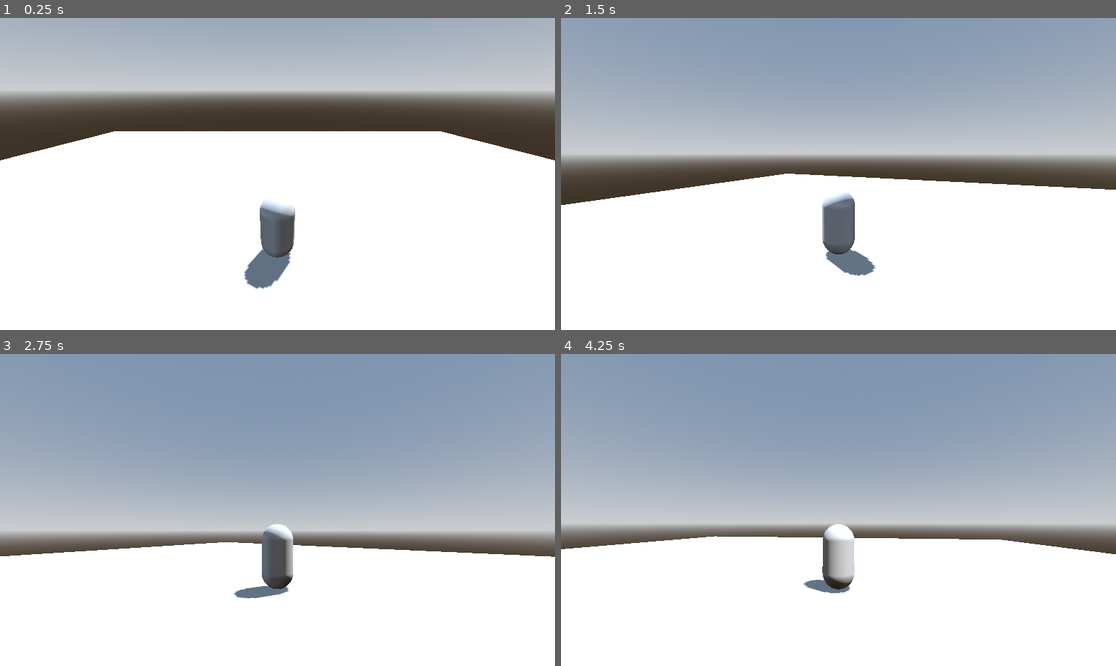
Above: before the commit, frames 1-4 (two rows, left to right).
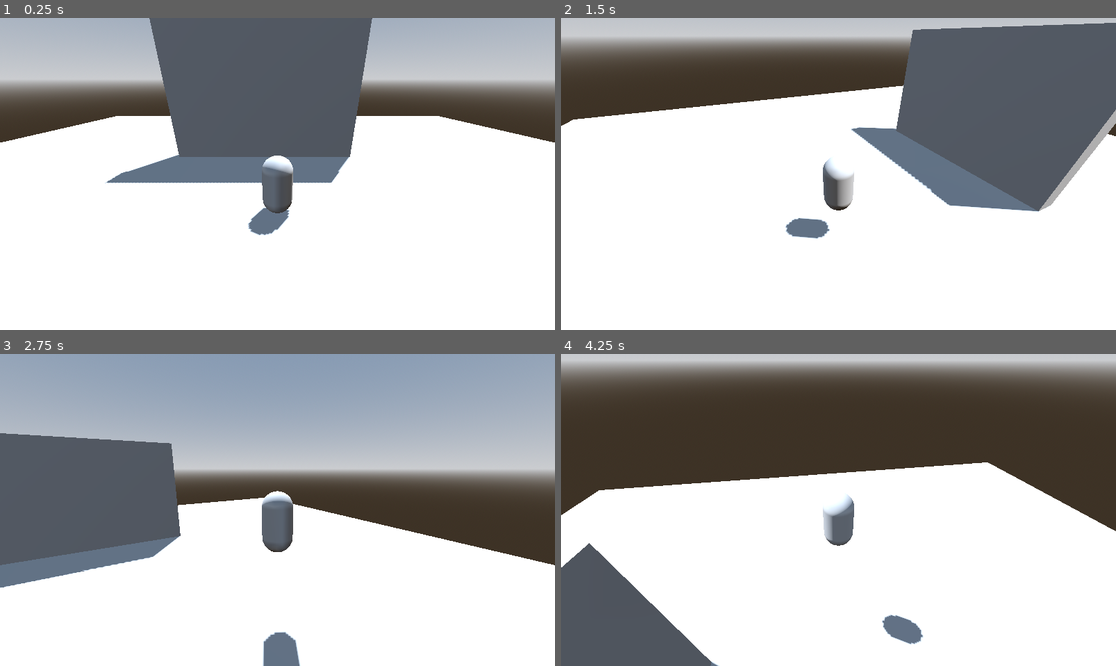
Above: after the commit, the same moments.

Repository: ehabaijaz/the-legend-of-godette
Game: Godot game, scene res://scenes/levels/level.tscn
Two runs of this game, one before a commit and one after it. Both use one fixed random seed, a clock stepped at 60 frames per second and the inputs below.
Inputs (mouse positions are in pixels of both pictures, inside the frame that each line leads up to):
- Up to frame 1 (0.25 s): no input
- Up to frame 2 (1.5 s): tap Enter at 0.5 s; move the mouse to (960, 158) at 0.52 s; hold D (right) 0.53-1.28 s; tap Space (jump) at 0.6, 0.77, 1.07 s; move the mouse to (727, 189) at 1.27 s; hold S (back) from 1.28 s (still down); tap Alt at 1.35 s
- Up to frame 3 (2.75 s): tap Space (jump) at 1.52, 1.55, 1.82, 2.3 s; move the mouse to (333, 441) at 2.02 s; release S (back) at 2.03 s; hold D (right) from 2.03 s (still down); tap Shift at 2.1 s
- Up to frame 4 (4.25 s): move the mouse to (810, 572) at 2.77 s; release D (right) at 2.78 s; hold W (forward) 2.78-3.53 s; tap Space (jump) at 2.85, 3.02, 3.32, 3.77, 3.8, 4.07 s; move the mouse to (1005, 556) at 3.52 s; hold A (left) from 3.53 s (still down); tap Alt at 3.6 s

The runs differ from the first frame. In frame 1, 29% of the frame differs, in the area x 0-100%, y 0-87%; in frame 2, 57%; in frame 3, 47%; in frame 4, 68%, in the area x 0-100%, y 0-100%.

Commit message:
working on the jump logic and behavior

Diff:
--- a/camera_controller.gd
+++ b/camera_controller.gd
@@ -1,16 +1,19 @@
 extends Node3D
 
+@export var min_limit_x:float
+@export var max_limit_x:float
+@export var mouse_acceleration := 0.005
 func _process(delta: float) -> void:
 	pass
 
 
 func _input(event: InputEvent) -> void:
 	if event is InputEventMouseMotion:
-		rotate_from_vector(event.relative * 0.005)
+		rotate_from_vector(event.relative * mouse_acceleration)
 
 
 func rotate_from_vector(v: Vector2):
 	if v.length() == 0: return
-	rotation.y += v.x
+	rotation.y -= v.x
 	rotation.x -= v.y
-	rotation.x = clamp(rotation.x, -0.1, 0.1)
+	rotation.x = clamp(rotation.x, min_limit_x, max_limit_x)
--- a/camera_controller.tscn
+++ b/camera_controller.tscn
@@ -2,9 +2,14 @@
 
 [ext_resource type="Script" uid="uid://ctevsfwegs5c3" path="res://camera_controller.gd" id="1_8y15a"]
 
-[node name="CameraController" type="Node3D" unique_id=1253904343]
-transform = Transform3D(1, 0, 0, 0, 0.92403734, 0.38230228, 0, -0.38230228, 0.92403734, 0, 0, 0)
+[sub_resource type="SphereShape3D" id="SphereShape3D_8y15a"]
+
+[node name="CameraController" type="SpringArm3D" unique_id=174086893]
+shape = SubResource("SphereShape3D_8y15a")
+spring_length = 6.5
 script = ExtResource("1_8y15a")
+min_limit_x = -0.8
+max_limit_x = -0.2
 
 [node name="Camera3D" type="Camera3D" parent="." unique_id=1432297167]
-transform = Transform3D(1, 0, 0, 0, 1, 0, 0, 0, 1, 0, 2.444398, 6.3309946)
+current = true
--- a/scenes/entities/player/player.gd
+++ b/scenes/entities/player/player.gd
@@ -1,4 +1,14 @@
 extends CharacterBody3D
+
+# jump section
+@export var jump_height : float = 2.25
+@export var jump_time_to_peak : float = 0.4
+@export var jump_time_to_descent : float = 0.3
+@onready var jump_velocity : float = ((2.0 * jump_height) /jump_time_to_peak) * -1.0
+@onready var jump_gravity : float = ((-2.0 * jump_height) /(jump_time_to_peak * jump_time_to_peak)) * -1.0
+@onready var fall_gravity : float = ((-2.0 * jump_height) /(jump_time_to_descent * jump_time_to_descent)) * -1.0
+
+
 
 @export var base_speed := 4.0
 @onready var camera = $CameraController/Camera3D
@@ -8,4 +18,12 @@
 func _physics_process(delta: float) -> void:
 	movement_input = Input.get_vector("left", "right", "forward", "back").rotated(-camera.global_rotation.y)
 	velocity = Vector3(movement_input.x, 0, movement_input.y) * base_speed
+	jump_logic(delta)
+
 	move_and_slide( )
+
+func jump_logic(delta)->void:
+	if Input.is_action_just_pressed('jump'):
+		velocity.y = 40
+	var gravity = jump_gravity if velocity.y > 0.0 else fall_gravity
+	velocity.y -= gravity * delta
--- a/scenes/entities/player/player.tscn
+++ b/scenes/entities/player/player.tscn
@@ -19,3 +19,4 @@
 shape = SubResource("CapsuleShape3D_1hmtu")
 
 [node name="CameraController" parent="." unique_id=1253904343 instance=ExtResource("2_635qg")]
+transform = Transform3D(1, 0, 0, 0, 0.90630776, 0.42261827, 0, -0.42261827, 0.90630776, 0, 1.4, 0)
--- a/scenes/levels/level.tscn
+++ b/scenes/levels/level.tscn
@@ -16,6 +16,9 @@
 
 [sub_resource type="BoxShape3D" id="BoxShape3D_377w7"]
 size = Vector3(40, 0.5, 40)
+
+[sub_resource type="BoxShape3D" id="BoxShape3D_yf5fn"]
+size = Vector3(10, 10, 1)
 
 [node name="Level" type="Node3D" unique_id=508047188]
 
@@ -40,3 +43,12 @@
 
 [node name="CollisionShape3D" type="CollisionShape3D" parent="Environment/StaticBody3D" unique_id=495135946]
 shape = SubResource("BoxShape3D_377w7")
+
+[node name="StaticBody3D2" type="StaticBody3D" parent="Environment" unique_id=1272460490]
+transform = Transform3D(1, 0, 0, 0, 1, 0, 0, 0, 1, -0.7508607, 1.6422195, -5.833511)
+
+[node name="CSGBox3D" type="CSGBox3D" parent="Environment/StaticBody3D2" unique_id=1723791783]
+size = Vector3(10, 10, 1)
+
+[node name="CollisionShape3D" type="CollisionShape3D" parent="Environment/StaticBody3D2" unique_id=224790997]
+shape = SubResource("BoxShape3D_yf5fn")
